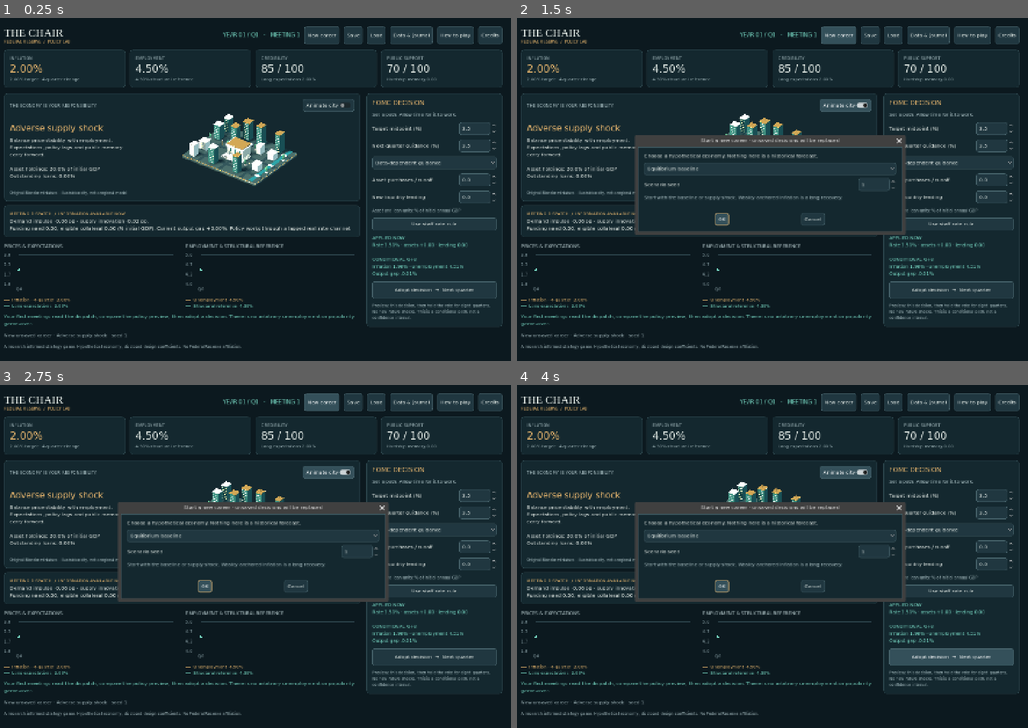
Above: before the commit, frames 1-4 (two rows, left to right).
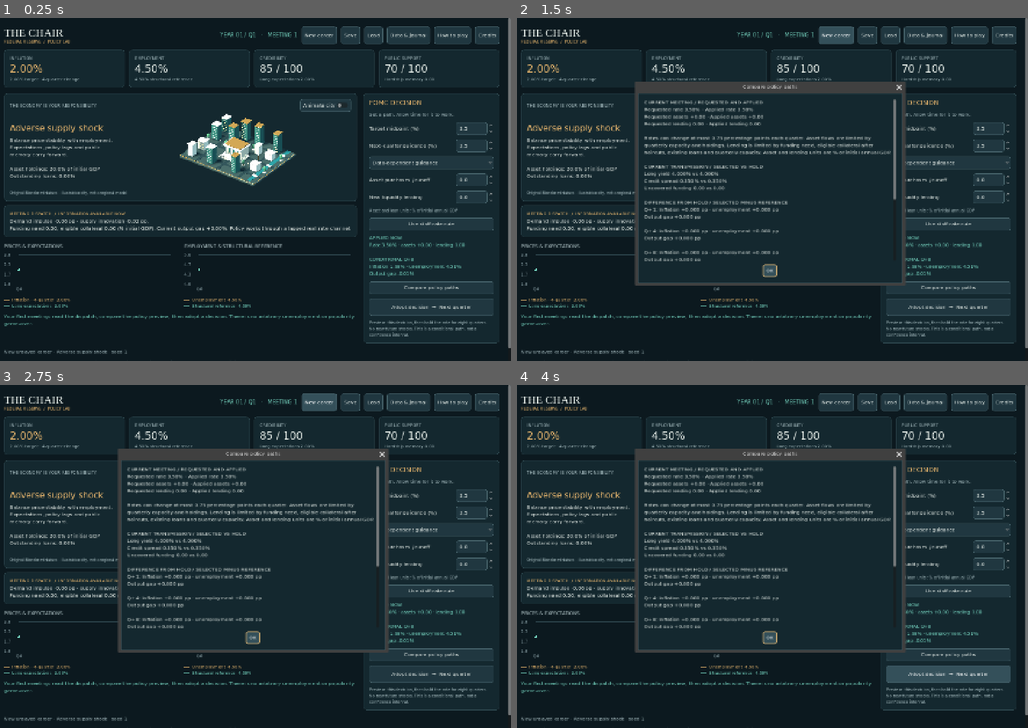
Above: after the commit, the same moments.

Repository: ihearttokyo/fed-chairman-game
Game: Godot game, scene res://main.tscn
Two runs of this game, one before a commit and one after it. Both use one fixed random seed, a clock stepped at 60 frames per second and the inputs below.
Inputs:
- Up to frame 1 (0.25 s): no input
- Up to frame 2 (1.5 s): click "Animate city" (after the commit: "Compare policy paths") at 0.5 s; click "New career" at 1.25 s
- Up to frame 3 (2.75 s): click "New career" at 2 s
- Up to frame 4 (4 s): click "Adopt decision → Next quarter" at 2.75 s; click "Adopt decision → Next quarter" at 3.5 s

The runs differ from the first frame. In frame 1, 7.1% of the frame differs, in the area x 0-100%, y 0-98%; in frame 2, 15%; in frame 3, 15%; in frame 4, 16%.

Commit message:
Explain policy limits and compare conditional policy paths

Diff:
--- a/game/play/main.gd
+++ b/game/play/main.gd
@@ -275,6 +275,7 @@
 	forecast_label = _label(box, "", 13, MINT)
 	forecast_label.custom_minimum_size.y = 114
 	forecast_label.autowrap_mode = TextServer.AUTOWRAP_WORD_SMART
+	_button(box, "Compare policy paths", func(): _text_dialog("Compare policy paths", _decision_briefing()))
 	decision_button = _button(box, "Adopt decision  →  Next quarter", _advance)
 	decision_button.custom_minimum_size.y = 48
 	var explanation := _label(box, "Preview: this decision, then hold the rate for eight quarters. No new future shocks. This is a conditional path, not a confidence interval.", 11, MUTED)
@@ -335,6 +336,27 @@
 	var last: Dictionary = result.states[-1]
 	forecast_label.text = "APPLIED NOW\nRate %.2f%% · assets %+.2f · lending %.2f\n\nCONDITIONAL Q+8\nInflation %.2f%% · u …(230 unchanged characters)…
 
+func _decision_briefing() -> String:
+	var policy := _policy()
+	var selected: Dictionary = career.forecast(policy)
+	var held: Dictionary = career.forecast(career.model.benchmark_policy(career.state, career.params, "hold"))
+	if not selected.ok or not held.ok:
+		return "Comparison unavailable: " + (selected.error if not selected.ok else held.error)
+	var first: Dictionary = selected.states[0]
+	var reference: Dictionary = held.states[0]
+	var text := "CURRENT MEETING / REQUESTED AND APPLIED\nRequested rate %.2f%% · Applied rate %.2f%%\nRequested assets %+.2f · Applied assets %+.2f\nRequested lending %.2f · Applied lending %.2f\n\nRates can change at most %.2f percentage points each quarter. Asset flows are limited by quarterly capacity and holdings. Lending is limited by funding need, eligible collateral after haircuts, existing loans and quarterly capacity. Asset and lending units are %% of initial annual GDP.\n\n" % [policy.policy_rate_request_pct, first.policy_rate_pct, policy.asset_flow_request_pct_initial_gdp, first.asset_flow_applied_pct_initial_gdp, policy.liquidity_request_pct_initial_gdp, first.liquidity_applied_pct_initial_gdp, career.params.policy_rate_change_limit_pct]
+	text += "CURRENT TRANSMISSION / SELECTED VS HOLD\nLong yield %.3f%% vs %.3f%%\nCredit spread %.3f%% vs %.3f%%\nUncovered funding %.2f vs %.2f\n\n" % [first.long_yield_pct, reference.long_yield_pct, first.credit_spread_pct, reference.credit_spread_pct, first.uncovered_funding_pct_initial_gdp, reference.uncovered_funding_pct_initial_gdp]
+	text += "DIFFERENCE FROM HOLD / SELECTED MINUS REFERENCE\n"
+	for index in [0, 3, 7]:
+		var choice: Dictionary = selected.states[index]
+		var baseline: Dictionary = held.states[index]
+		text += "Q+%d: Inflation %+.3f pp · unemployment %+.3f pp\nOutput gap %+.3f pp\n\n" % [index + 1, choice.four_quarter_inflation_pct - baseline.four_quarter_inflation_pct, choice.unemployment_rate_pct - baseline.unemployment_rate_pct, choice.output_gap_pct - baseline.output_gap_pct]
+	var last: Dictionary = selected.states[-1]
+	var baseline: Dictionary = held.states[-1]
+	text += "Q+8 / SELECTED VS HOLD\nCredibility %.1f vs %.1f / 100\nPublic support %.1f vs %.1f / 100\n\n" % [100 * last.credibility, 100 * baseline.credibility, last.public_support, baseline.public_support]
+	text += "REFERENCE AND LIMITS\nHold today's rate, guide to that rate with data dependence, and request no new asset flows or loans. Both paths use the same current shock and no new future shocks. After this meeting, each holds its own applied rate and makes no new asset flows or loans. Existing holdings, loans and policy lags carry forward.\n\nThese are combined effects of the staged controls, not an optimal-policy recommendation or a confidence interval. Positive differences mean a higher value, not necessarily a better outcome. Policy lags can leave first-quarter inflation unchanged even when later outcomes differ."
+	return text
+
 func _staff_rule() -> void:
 	var policy: Dictionary = career.model.benchmark_policy(career.state, career.params, "feedback")
 	loading_controls = true
--- a/game/tests/ui_test.gd
+++ b/game/tests/ui_test.gd
@@ -12,6 +12,40 @@
 	var game = load("res://main.tscn").instantiate()
 	root.add_child(game)
 	await process_frame
+	var compare_button: Button
+	for button in game.find_children("*", "Button", true, false):
+		if button.text == "Compare policy paths":
+			compare_button = button
+	check(compare_button != null, "player can compare selected policy with holding policy")
+	if compare_button != null:
+		game._start_career("funding_stress", 11)
+		for q in range(4):
+			game.career.advance(game.career.model.benchmark_policy(game.career.state, game.career.params, "hold"))
+		game._refresh(true)
+		game.rate.value = 8.0
+		game.guidance.value = 8.0
+		game.assets.value = 2.0
+		game.liquidity.value = 5.0
+		var preserved: Dictionary = game.career.payload()
+		var selected: Dictionary = game.career.forecast(game._policy())
+		var held: Dictionary = game.career.forecast(game.career.model.benchmark_policy(game.career.state, game.career.params, "hold"))
+		var report: String = game._decision_briefing()
+		check(report.contains("Requested rate 8.00%"), "briefing shows the requested instrument")
+		check(report.contains("Applied rate %.2f%%" % selected.states[0].policy_rate_pct), "briefing shows actual capped rate")
+		check(report.contains("Applied lending %.2f" % selected.states[0].liquidity_applied_pct_initial_gdp), "briefing shows collateral-constrained lending")
+		check(report.contains("Inflation %+.3f pp" % (selected.states[7].four_quarter_inflation_pct - held.states[7].four_quarter_inflation_pct)), "comparison uses the actual paired Q8 paths")
+		check(report.contains("Credibility %.1f vs %.1f" % [100 * selected.states[7].credibility, 100 * held.states[7].credibility]), "comparison exposes credibility consequences")
+		check(report.contains("no new asset flows or loans") and report.contains("same current shock"), "reference policy and shock assumptions are explicit")
+		check(game.career.payload() == preserved and game.rate.value == 8.0, "comparison cannot alter the career or controls")
+		game.career.shocks[6].demand_shock_pct = 10.0
+		check(game._decision_briefing() == report, "comparison cannot peek at future realized shocks")
+		compare_button.pressed.emit()
+		await process_frame
+		var comparison: AcceptDialog = game.get_child(game.get_child_count() - 1)
+		check(comparison.title == "Compare policy paths", "comparison button opens its briefing")
+		comparison.get_ok_button().pressed.emit()
+		await process_frame
+		game._start_career("supply_shock", 1)
 	game.rate.value = 4.25
 	game.guidance.value = 4.25
 	await process_frame # SpinBox updates its visible text on the next frame.
Not shown, changed: docs/PLAYABLE_VALIDATION.md
Not shown, changed: game/README.md
